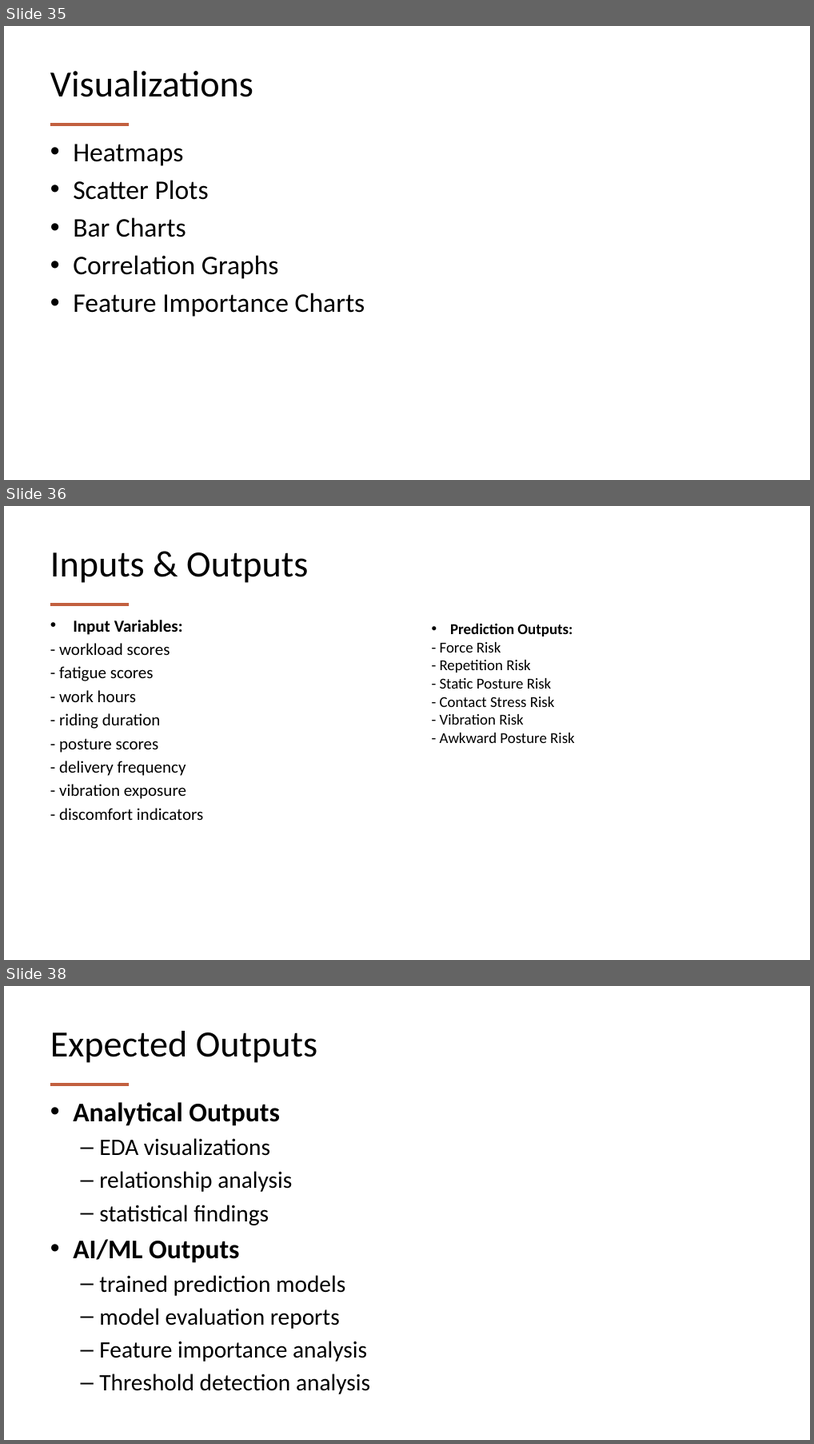
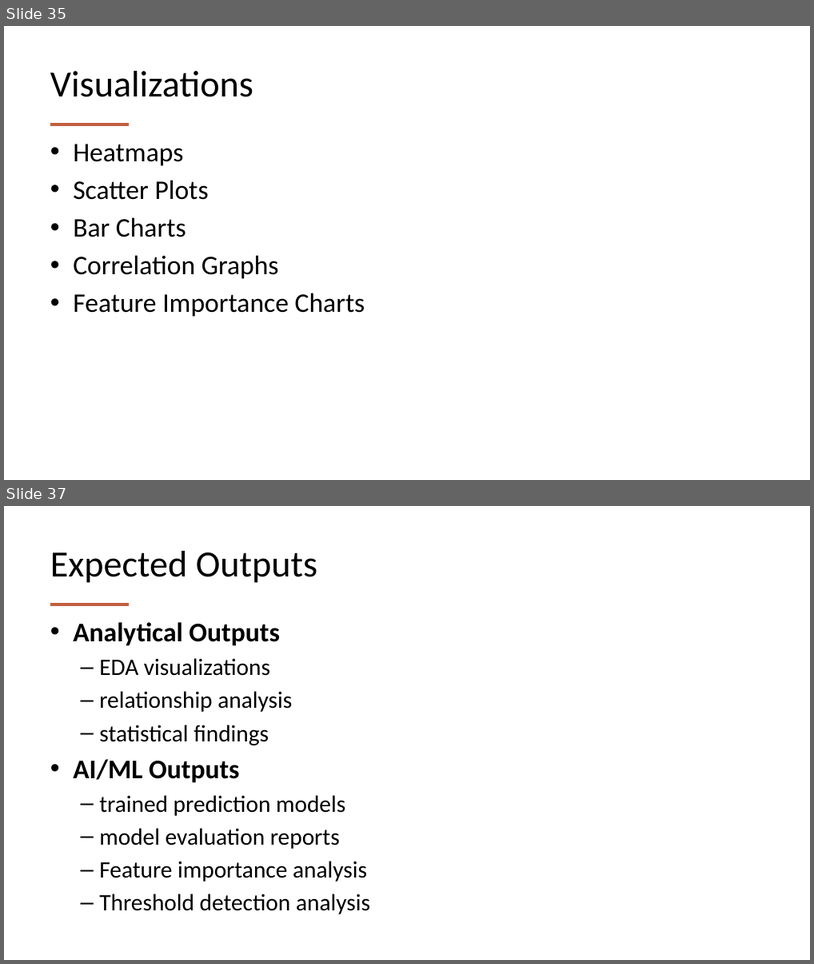
Before and after one commit to AilaVishnu/ergonomic-risk-factor-prediction, a slide deck: deck/Ergonomic_Risk_Factor_Prediction_Project_Plan_Final.pptx. Shown one above the other, each under a label of ours: slides 35, 36 and 38 before the commit, slides 35 and 37 after it; the slides between them are not shown. The pictures are 814x1444 and 814x964 pixels, drawn with LibreOffice and Linux fonts; fonts in the diff are those of the drawing. Boxes give left, top, right and bottom in pixels: in the first picture for what was removed or moved away, otherwise in the second. Text is boxed around its words. In the diff, an @@ line names an element or a change of style, - is before the commit and + after.

```diff
--- a/deck/Ergonomic_Risk_Factor_Prediction_Project_Plan_Final.pptx
+++ b/deck/Ergonomic_Risk_Factor_Prediction_Project_Plan_Final.pptx
@@ slide 36 removed at (4,506,810,960), background #FFFFFF; not listed: 1 template element that a slide beside it also shows @@
@@ title removed at (50,552,308,583) @@
-Inputs & Outputs
@@ text removed at (59,620,203,820) @@
-• Input Variables:
-- workload scores
-- fatigue scores
-- work hours
-- riding duration
-- posture scores
-- delivery frequency
-- vibration exposure
-- discomfort indicators
@@ text removed at (440,623,575,743) @@
-• Prediction Outputs:
-- Force Risk
-- Repetition Risk
-- Static Posture Risk
-- Contact Stress Risk
-- Vibration Risk
-- Awkward Posture Risk
@@ what was slide 38 is now slide 37 @@
```
Also in this commit, not shown: 5 slides changed, 11 other files.
